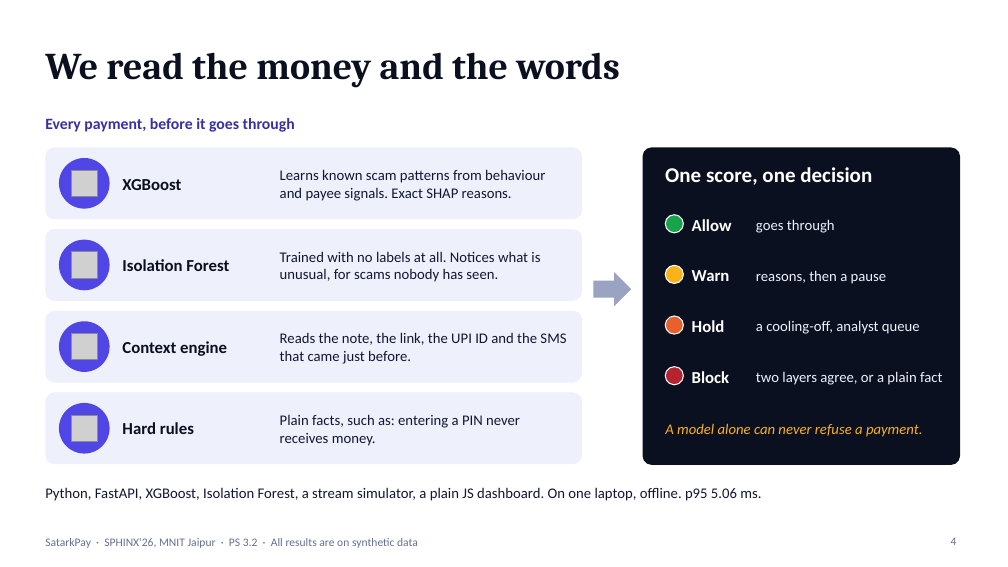
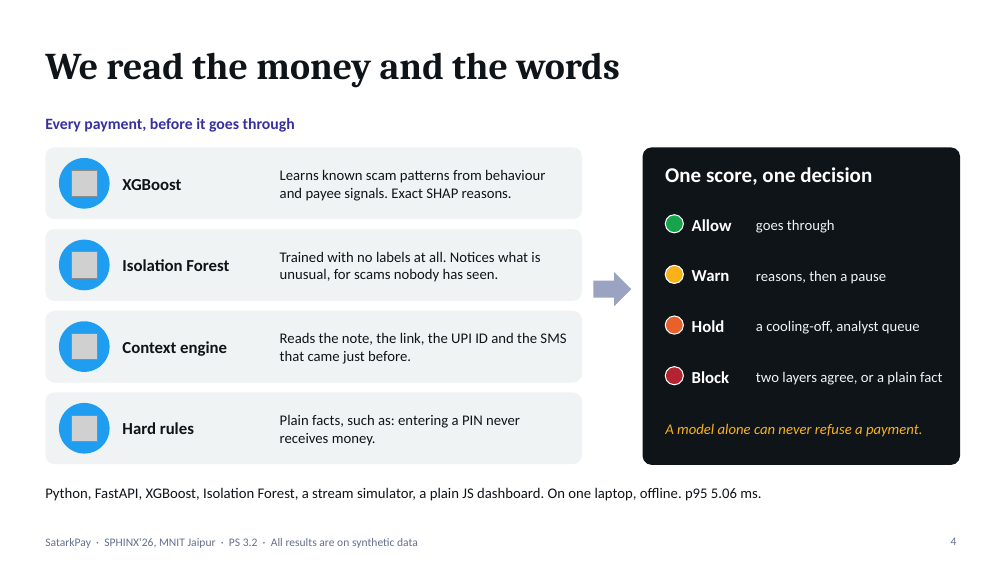
Before and after one commit to ajayyadav432/SatarkPay, a slide deck: slide 4 of docs/SatarkPay_Pitch.pptx. Drawn at 1008x567 pixels with LibreOffice and Linux fonts; fonts in the diff are those of the drawing; grey boxes stand for pictures. Boxes give left, top, right and bottom in pixels: in the first picture for what was removed or moved away, otherwise in the second. Text is boxed around its words. In the diff, an @@ line names an element or a change of style, - is before the commit and + after.

Commit message:
Update pitch deck and guides for the community features and new theme

```diff
--- a/docs/SatarkPay_Pitch.pptx
+++ b/docs/SatarkPay_Pitch.pptx
@@ fill #EEF1FB to #EFF3F4 in 4 elements at [45,147,582,219], [45,229,582,301], [45,311,582,383], [45,392,582,464] @@
@@ fill #4F46E5 to #1E9DF1 in 4 elements at [59,158,110,209], [59,240,110,290], [59,321,110,372], [59,403,110,454] @@
@@ text colour #111733 to #0F1419 in 5 elements at [280,169,545,201], [280,251,540,282], [280,332,566,364], [280,414,520,446], [45,487,761,501] @@
```
Also in this commit, not shown: 11 other slides changed, 1 slide added, 2 other files.
